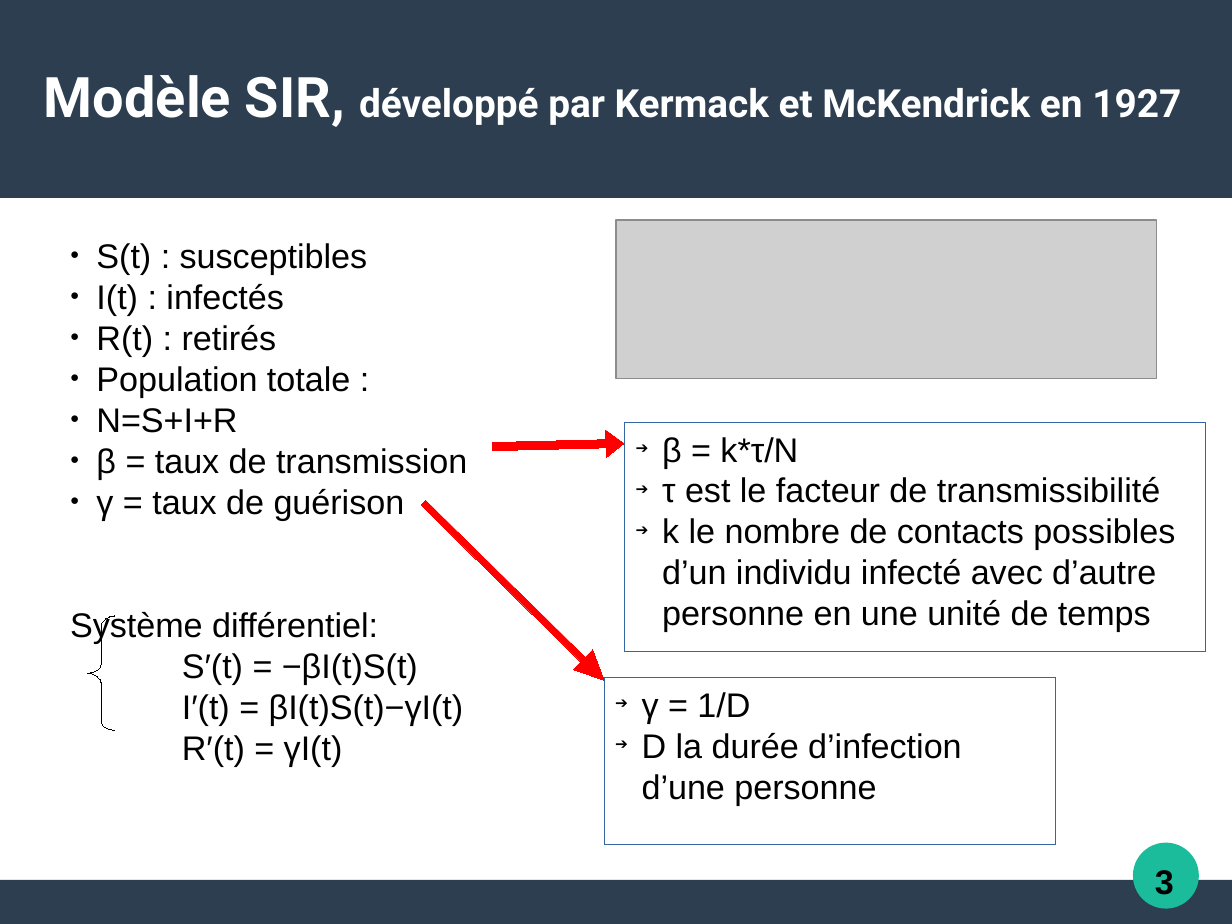
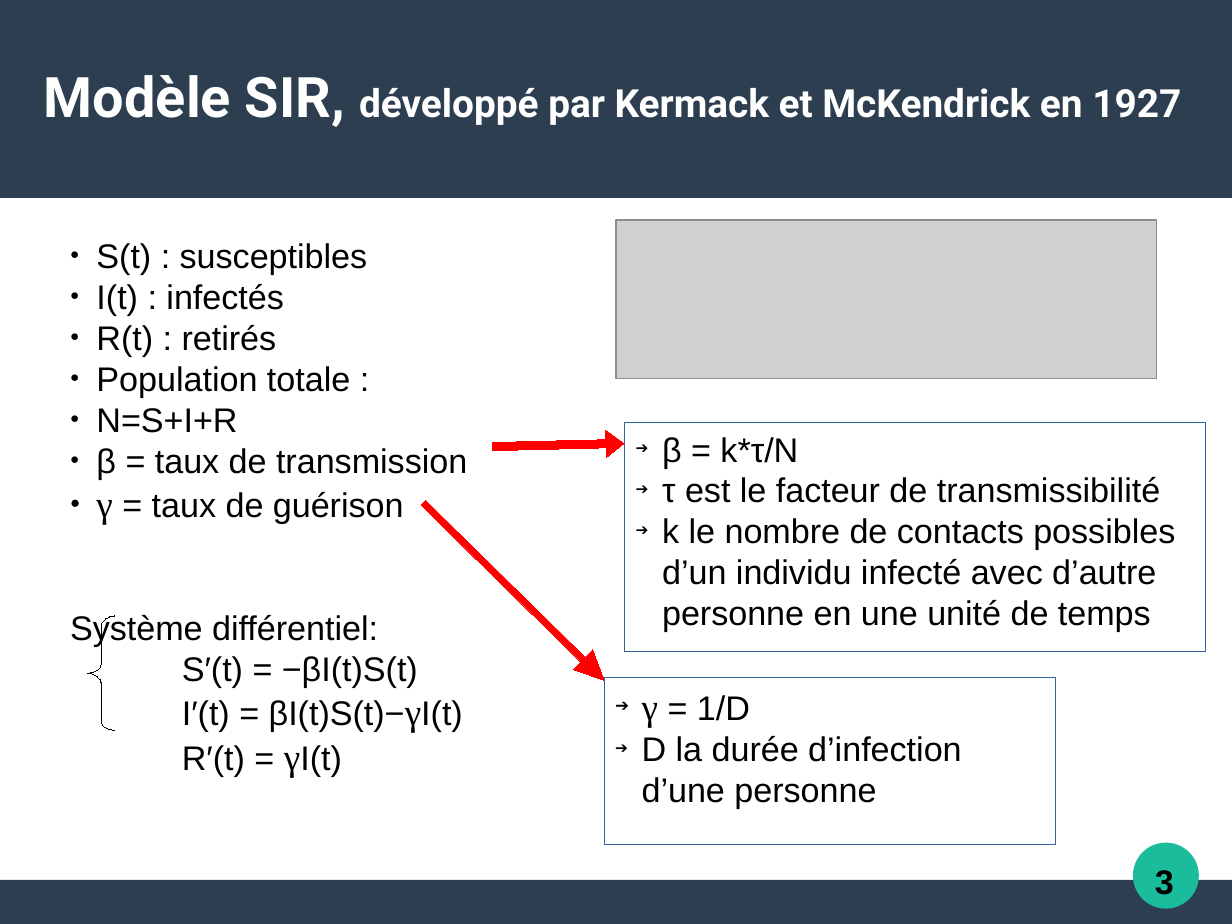
Before and after one commit to Alexia57/TIPE-2021-MP, a slide deck: slide 4 of Tipe_presentation.odp. Drawn at 1232x924 pixels with LibreOffice and Linux fonts; fonts in the diff are those of the drawing; grey boxes stand for pictures. Boxes give left, top, right and bottom in pixels: in the first picture for what was removed or moved away, otherwise in the second. Text is boxed around its words. In the diff, an @@ line names an element or a change of style, - is before the commit and + after.

```diff
--- a/Tipe_presentation.odp
+++ b/Tipe_presentation.odp
@@ text at <box>96,492,463,777</box>: size 22 to 24 pt, font Arial to Times New Roman in "γ", "βI(t)S(t)−γI(t)", "γI(t)" @@
@@ text in rectangle at <box>642,695,750,727</box>: size 22 to 24 pt, font Arial to Times New Roman in "γ" @@
```
Also in this commit, not shown: 8 other slides changed, 1 other file.
